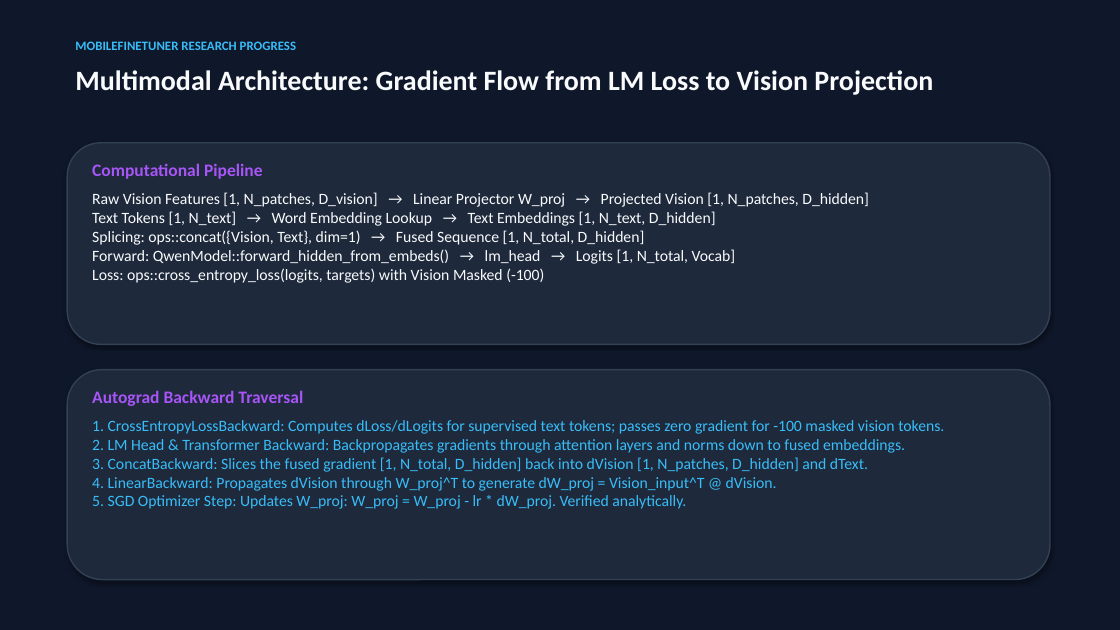
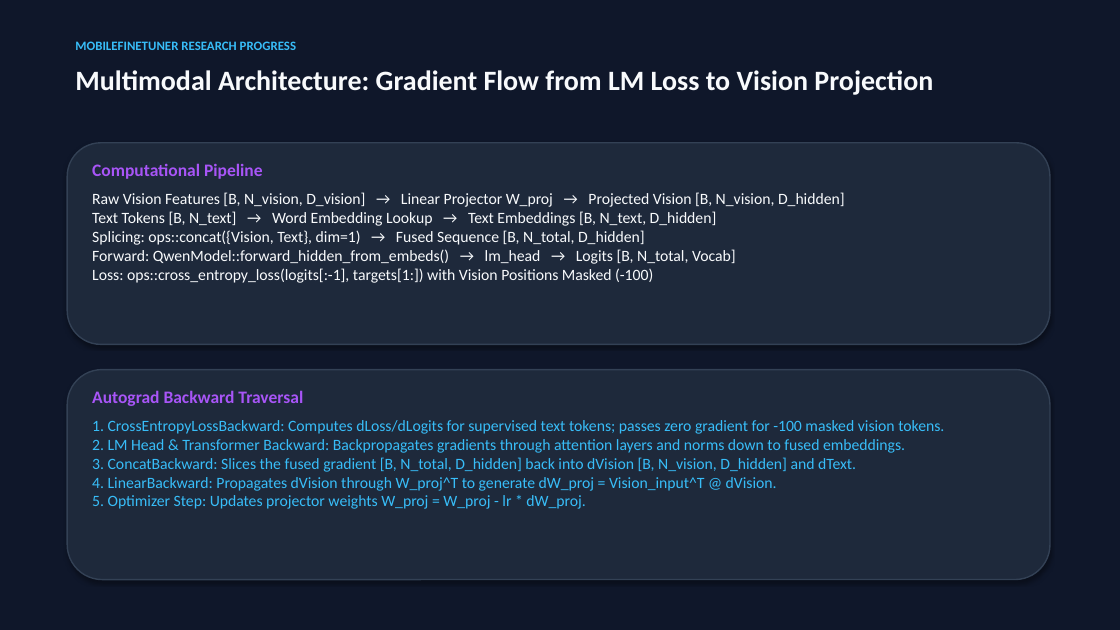
Before and after one commit to tanjirookamado602/multimodal-trainer-flutter, a slide deck: slide 3 of docs/MobileFineTuner_Multimodal_Meeting_Presentation.pptx. Drawn at 1120x630 pixels with LibreOffice and Linux fonts; fonts in the diff are those of the drawing. Boxes give left, top, right and bottom in pixels: in the first picture for what was removed or moved away, otherwise in the second. Text is boxed around its words. In the diff, an @@ line names an element or a change of style, - is before the commit and + after.

```diff
--- a/docs/MobileFineTuner_Multimodal_Meeting_Presentation.pptx
+++ b/docs/MobileFineTuner_Multimodal_Meeting_Presentation.pptx
@@ text at (x1=92, y1=192, x2=845, y2=283): text changed @@
-Raw Vision Features [1, N_patches, D_vision] → Linear Projector W_proj → Projected Vision [1, N_patches, D_hidden]
-Text Tokens [1, N_text] → Word Embedding Lookup → Text Embeddings [1, N_text, D_hidden]
-Splicing: ops::concat({Vision, Text}, dim=1) → Fused Sequence [1, N_total, D_hidden]
-Forward: QwenModel::forward_hidden_from_embeds() → lm_head → Logits [1, N_total, Vocab]
-Loss: ops::cross_entropy_loss(logits, targets) with Vision Masked (-100)
+Raw Vision Features [B, N_vision, D_vision] → Linear Projector W_proj → Projected Vision [B, N_vision, D_hidden]
+Text Tokens [B, N_text] → Word Embedding Lookup → Text Embeddings [B, N_text, D_hidden]
+Splicing: ops::concat({Vision, Text}, dim=1) → Fused Sequence [B, N_total, D_hidden]
+Forward: QwenModel::forward_hidden_from_embeds() → lm_head → Logits [B, N_total, Vocab]
+Loss: ops::cross_entropy_loss(logits[:-1], targets[1:]) with Vision Positions Masked (-100)
@@ text at (x1=92, y1=420, x2=944, y2=509): text changed @@
-1. CrossEntropyLossBackward: Computes dLoss/dLogits for supervised text tokens; passes zero gradient for -100 masked vision tokens.
-2. LM Head & Transformer Backward: Backpropagates gradients through attention layers and norms down to fused embeddings.
-3. ConcatBackward: Slices the fused gradient [1, N_total, D_hidden] back into dVision [1, N_patches, D_hidden] and dText.
-4. LinearBackward: Propagates dVision through W_proj^T to generate dW_proj = Vision_input^T @ dVision.
-5. SGD Optimizer Step: Updates W_proj: W_proj = W_proj - lr * dW_proj. Verified analytically.
+1. CrossEntropyLossBackward: Computes dLoss/dLogits for supervised text tokens; passes zero gradient for -100 masked vision tokens.
+2. LM Head & Transformer Backward: Backpropagates gradients through attention layers and norms down to fused embeddings.
+3. ConcatBackward: Slices the fused gradient [B, N_total, D_hidden] back into dVision [B, N_vision, D_hidden] and dText.
+4. LinearBackward: Propagates dVision through W_proj^T to generate dW_proj = Vision_input^T @ dVision.
+5. Optimizer Step: Updates projector weights W_proj = W_proj - lr * dW_proj.
```
Also in this commit, not shown: 7 other slides changed.
